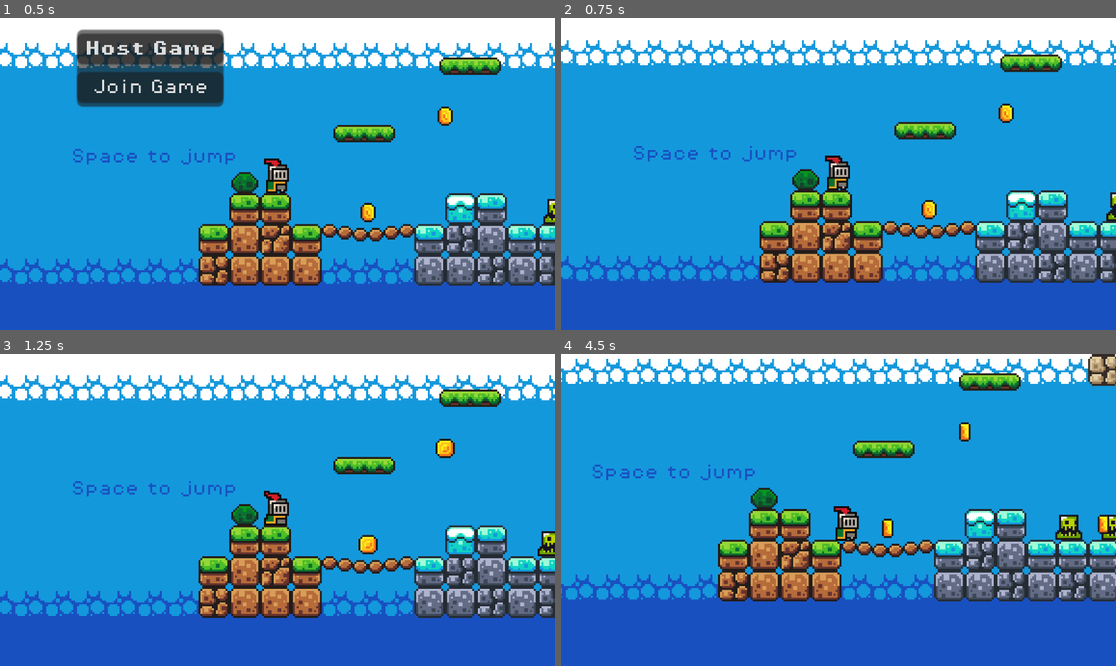
Above: before the commit, frames 1-4 (two rows, left to right).
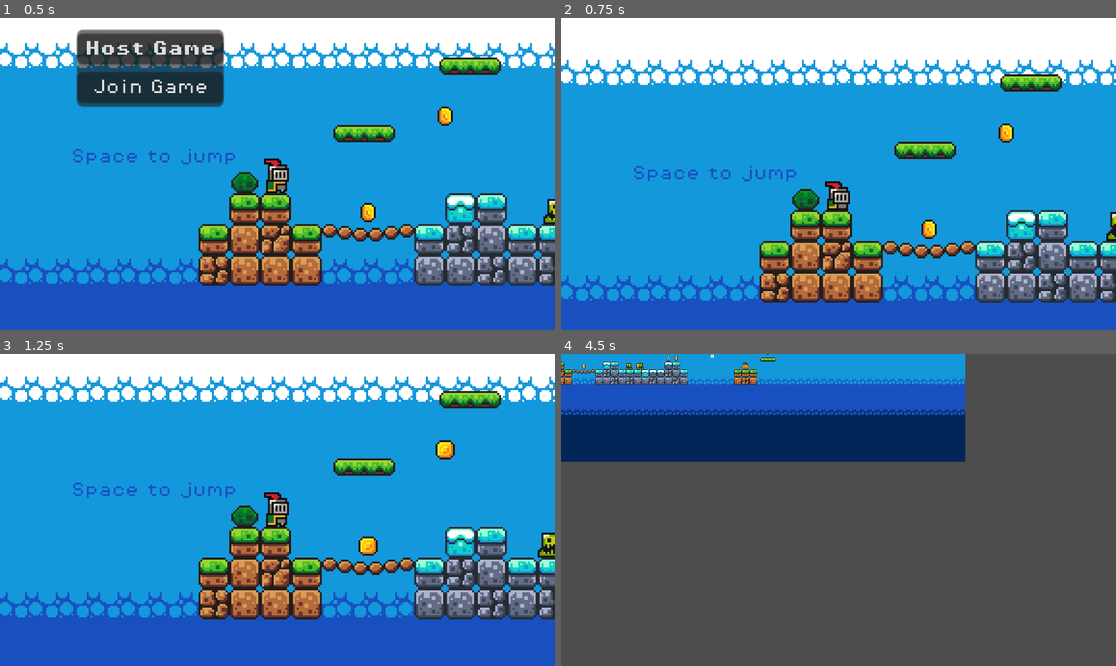
Above: after the commit, the same moments.

Repository: RunninglVlan/FirstGodotGame
Game: Godot game, scene res://scenes/game.tscn
Two runs of this game, one before a commit and one after it. Both use one fixed random seed, a clock stepped at 60 frames per second and the inputs below.
Inputs:
- Up to frame 1 (0.5 s): no input
- Up to frame 2 (0.75 s): click "Host Game" at 0.5 s
- Up to frame 3 (1.25 s): no input
- Up to frame 4 (4.5 s): tap Enter at 1.25 s; hold Right (move_right) 1.28-2.78 s; tap Space (jump) at 1.52, 2.27, 3.77 s; hold Left (move_left) 2.78-3.53 s; hold Right (move_right) 3.53-4.25 s; click "Join Game" at 4.25 s

Frame 1 is identical in both runs. In frame 2, 28% of the frame differs, in the area x 0-100%, y 7-92%; in frame 3, 9.5%; in frame 4, 98%, in the area x 0-100%, y 0-100%.

Commit message:
feat: spawning players
On hosting/joining removing singleplayer
Added MultiplayerSpawner which replicates nodes in the path
Replicating host on client too

Diff:
--- a/multiplayer/multiplayer_manager.gd
+++ b/multiplayer/multiplayer_manager.gd
@@ -4,10 +4,13 @@
 const SERVER_ADDRESS = "127.0.0.1"
 const SERVER_PORT = 8080
 
+var player_spawn_path: Node
 var player_scene = load("res://multiplayer/multiplayer_player.tscn")
 
 
 func host_game():
+	player_spawn_path = get_tree().current_scene.get_node("Players")
+
 	var server_peer = ENetMultiplayerPeer.new()
 	server_peer.create_server(SERVER_PORT)
 	multiplayer.multiplayer_peer = server_peer
@@ -15,12 +18,16 @@
 	multiplayer.peer_connected.connect(add_player_to_game)
 	multiplayer.peer_disconnected.connect(remove_player_from_game)
 
+	add_player_to_game(1)
+	remove_singleplayer()
+
 
 func add_player_to_game(id: int):
 	print("Player %s joined the game!" % id)
 	var player = player_scene.instantiate()
 	player.player_id = id
 	player.name = str(id)
+	player_spawn_path.add_child(player)
 
 
 func remove_player_from_game(id: int):
@@ -31,3 +38,10 @@
 	var client_peer = ENetMultiplayerPeer.new()
 	client_peer.create_client(SERVER_ADDRESS, SERVER_PORT)
 	multiplayer.multiplayer_peer = client_peer
+
+	remove_singleplayer()
+
+
+func remove_singleplayer():
+	var player = get_tree().current_scene.get_node("Player")
+	player.queue_free()
--- a/scenes/game.tscn
+++ b/scenes/game.tscn
@@ -610,5 +610,12 @@
 theme_override_font_sizes/font_size = 8
 text = "Join Game"
 
+[node name="MultiplayerSpawner" type="MultiplayerSpawner" parent="."]
+_spawnable_scenes = PackedStringArray("res://multiplayer/multiplayer_player.tscn")
+spawn_path = NodePath("../Players")
+spawn_limit = 2
+
+[node name="Players" type="Node2D" parent="."]
+
 [connection signal="pressed" from="MultiplayerHUD/VBoxContainer/HostGame" to="GameManager" method="host_game"]
 [connection signal="pressed" from="MultiplayerHUD/VBoxContainer/JoinGame" to="GameManager" method="join_game"]
